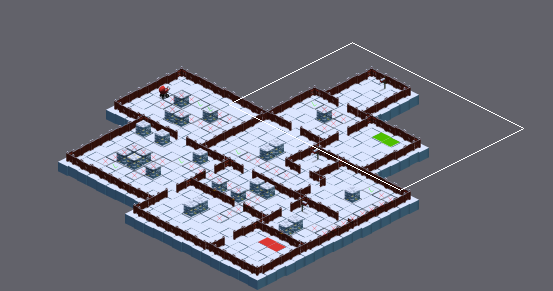
An edit to a level. Tiled map (JSON), TBSA/Bin/Data/Tiled/5_Playground.json. Above, an overview of the earlier version with the close-up marked.
Close-up. Before the edit:
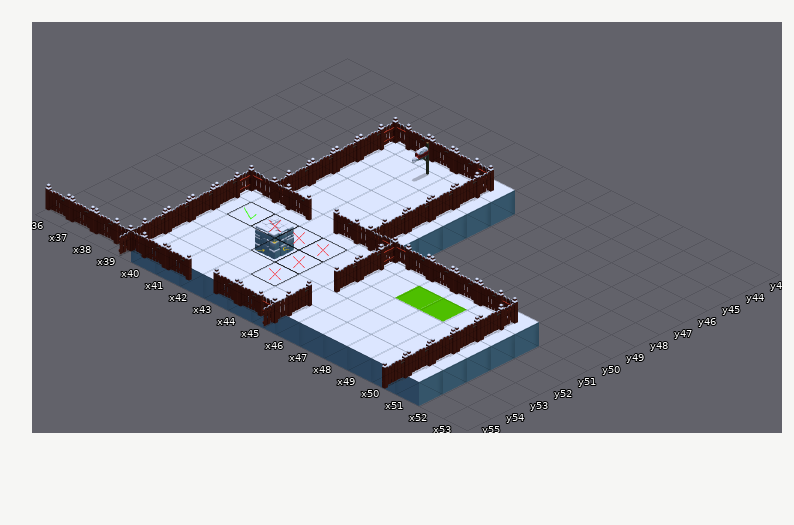
Cells are 128x64 px. Isometric: x runs down to the right, y down to the left. Shown: x 36..53, y 43..55. The commit also changed other parts of the map, which this record leaves out.
The result:
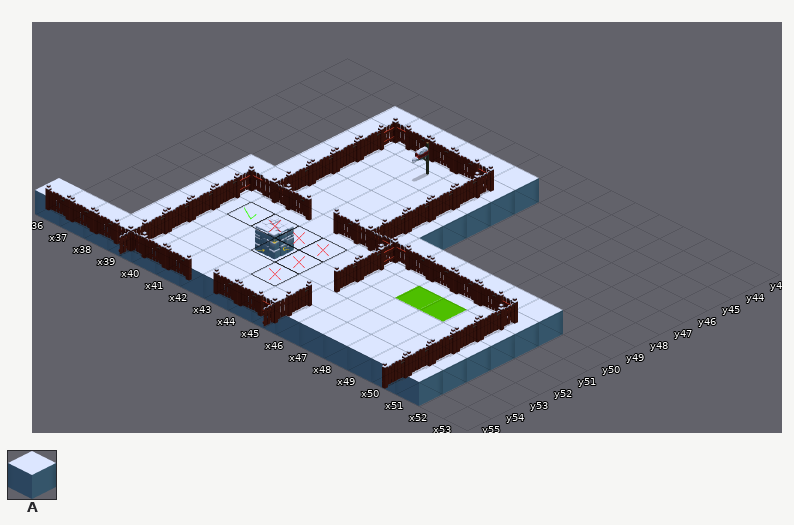
Key: from "tileSheetFloors": A 16.
_ is an empty cell.
Difference:
Layer "floor":
y 45: x 40..45 ______ -> AAAAAA
y 46..49: x 40 _ -> A
y 50: x 39..40 __ -> AA; x 46..51 ______ -> AAAAAA
y 51..54: x 39 _ -> A
y 55: x 36..39 ____ -> AAAA
Boxes around the changes in both close-ups, in picture pixels (x1, y1, x2, y2):
added: (35, 106, 563, 346)
